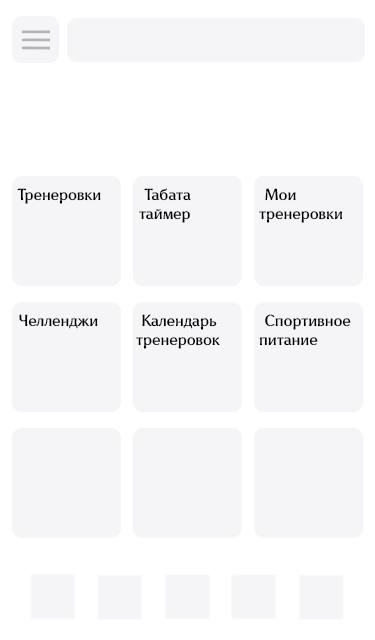
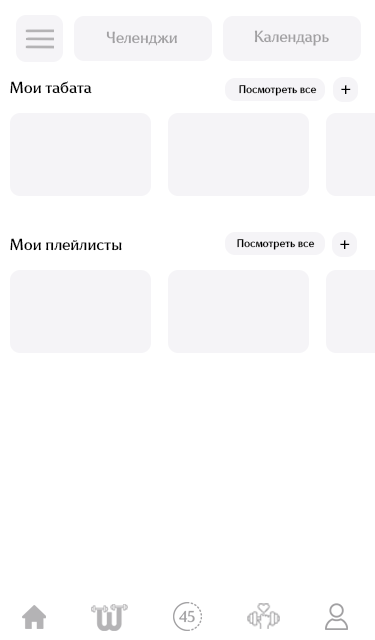
Before/after of a 375x640 layered artwork. What changed in the layer stack:
moved "Нижнее меню" out of group "Домашняя страница" over [22, 574, 348, 631]
added layer "Фон" (1st of 10, in "Нижнее меню") in group "Нижнее меню" over [22, 590, 348, 631]
hid group "Домашняя страница" (34 layers) over [10, 15, 375, 631]
showed group "Мои тренеровки" (3rd of 4) (46 layers) over [10, 15, 375, 631]
added group "Верхнее меню" (4th of 4, in "Мои тренеровки") with 6 layers in group "Мои тренеровки" over [16, 15, 361, 62]
added group "Мои тренеровки табата" with 11 layers in group "Мои тренеровки" over [10, 77, 375, 196]
added group "Плейлисты" (2nd of 3, in "Мои тренеровки" › "Мои тренеровки табата") with 3 layers in group "Мои тренеровки табата" over [10, 113, 375, 196]
added layer "Прямоугольник, скругл. углы 1 копия" (2nd of 3, in "Мои тренеровки" › "Мои тренеровки табата" › "Плейлисты") in group "Плейлисты" over [168, 113, 309, 196]
added layer "Прямоугольник, скругл. углы 1" (2nd of 3, in "Мои тренеровки" › "Мои тренеровки табата" › "Плейлисты") in group "Плейлисты" over [10, 113, 151, 196]
added group "Мои плейлисты с тренеровками" with 11 layers in group "Мои тренеровки" over [10, 232, 375, 353]
added group "Плейлисты" (3rd of 3, in "Мои тренеровки" › "Мои плейлисты с тренеровками") with 3 layers in group "Мои плейлисты с тренеровками" over [10, 270, 375, 353]
added layer "Прямоугольник, скругл. углы 1 копия" (3rd of 3, in "Мои тренеровки" › "Мои плейлисты с тренеровками" › "Плейлисты") in group "Плейлисты" over [168, 270, 309, 353]
added layer "Прямоугольник, скругл. углы 1" (3rd of 3, in "Мои тренеровки" › "Мои плейлисты с тренеровками" › "Плейлисты") in group "Плейлисты" over [10, 270, 151, 353]
moved "Дом" into group "Иконки", painted on it over [22, 399, 76, 620]
moved "Табата таймер" (4th of 4, in "Иконки") into group "Иконки", painted on it over [120, 398, 210, 620]
…and 27 more changes (24 added, 3 painted, 3 renamed, 1 stack)